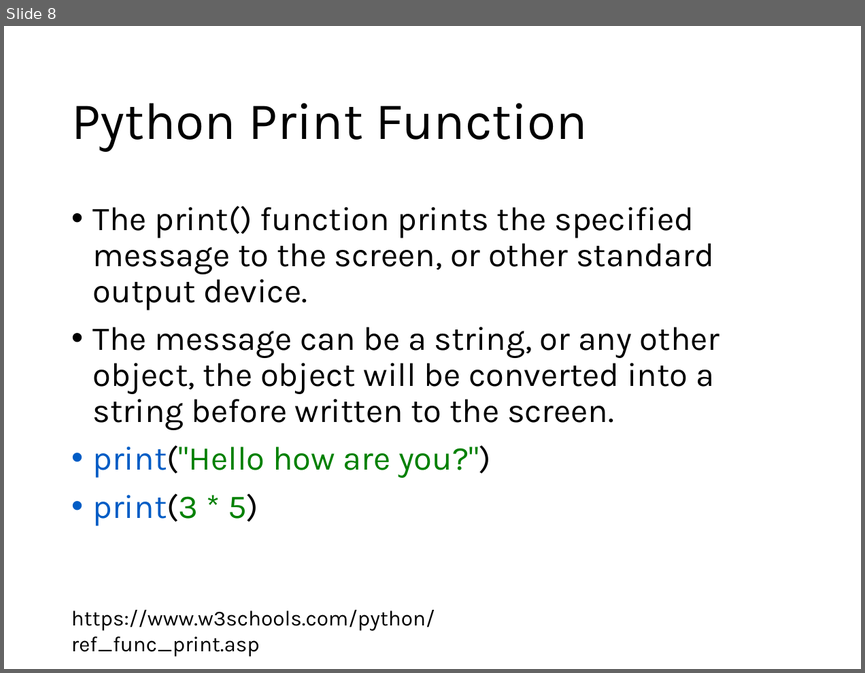
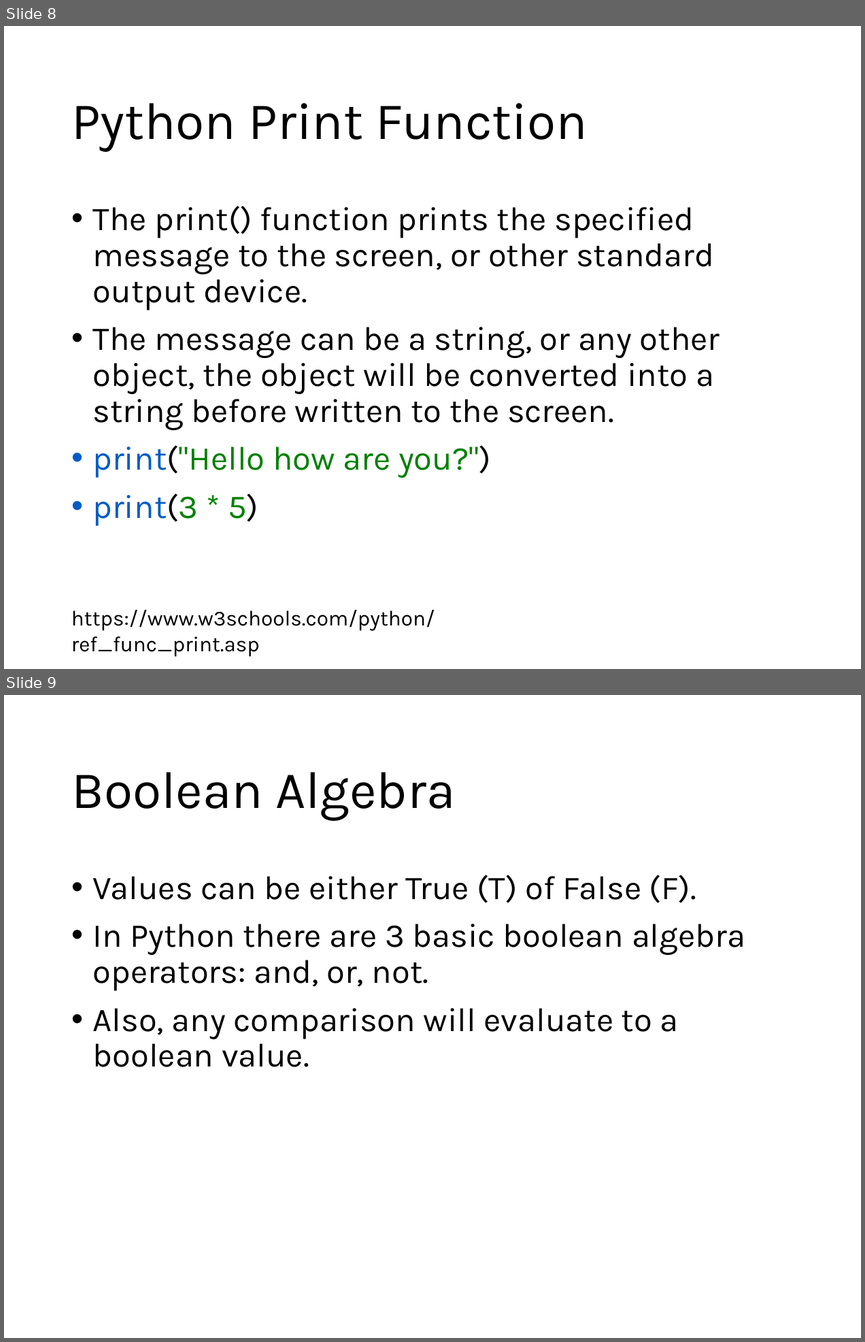
Before and after one commit to ihpar/bit_chem, a slide deck: lecture_notes/BIT_1.pptx. Shown one above the other, each under a label of ours: slide 8 before the commit, slides 8 and 9 after it. The pictures are 865x673 and 865x1342 pixels, drawn with LibreOffice and Linux fonts; fonts in the diff are those of the drawing. Boxes give left, top, right and bottom in pixels: in the first picture for what was removed or moved away, otherwise in the second. Text is boxed around its words. In the diff, an @@ line names an element or a change of style, - is before the commit and + after.

```diff
--- a/lecture_notes/BIT_1.pptx
+++ b/lecture_notes/BIT_1.pptx
@@ slide 9 added at [4,695,861,1338], background #FFFFFF @@
@@ title added at [71,772,455,820], 44 pt, text #000000 @@
+Boolean Algebra
@@ text added at [93,875,745,1067], 28 pt, text #000000 @@
+• Values can be either True (T) of False (F).
+• In Python there are 3 basic boolean algebra operators: and, or, not.
+• Also, any comparison will evaluate to a boolean value.
```
Also in this commit, not shown: 3 other slides added.
